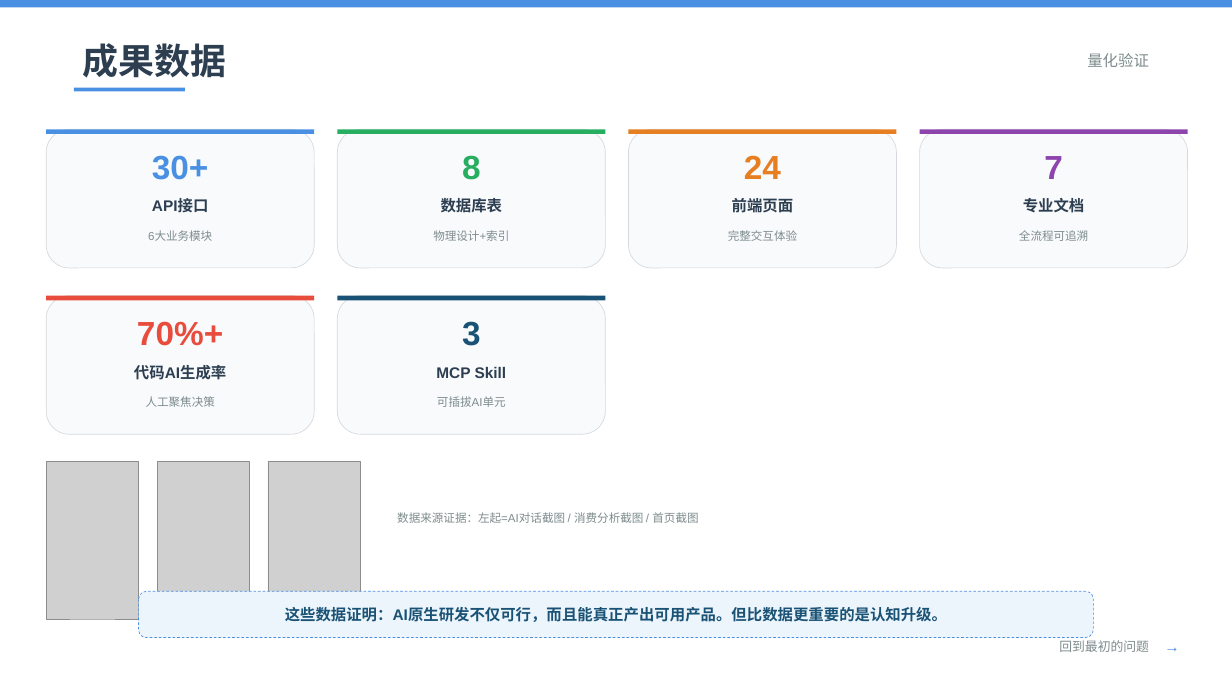
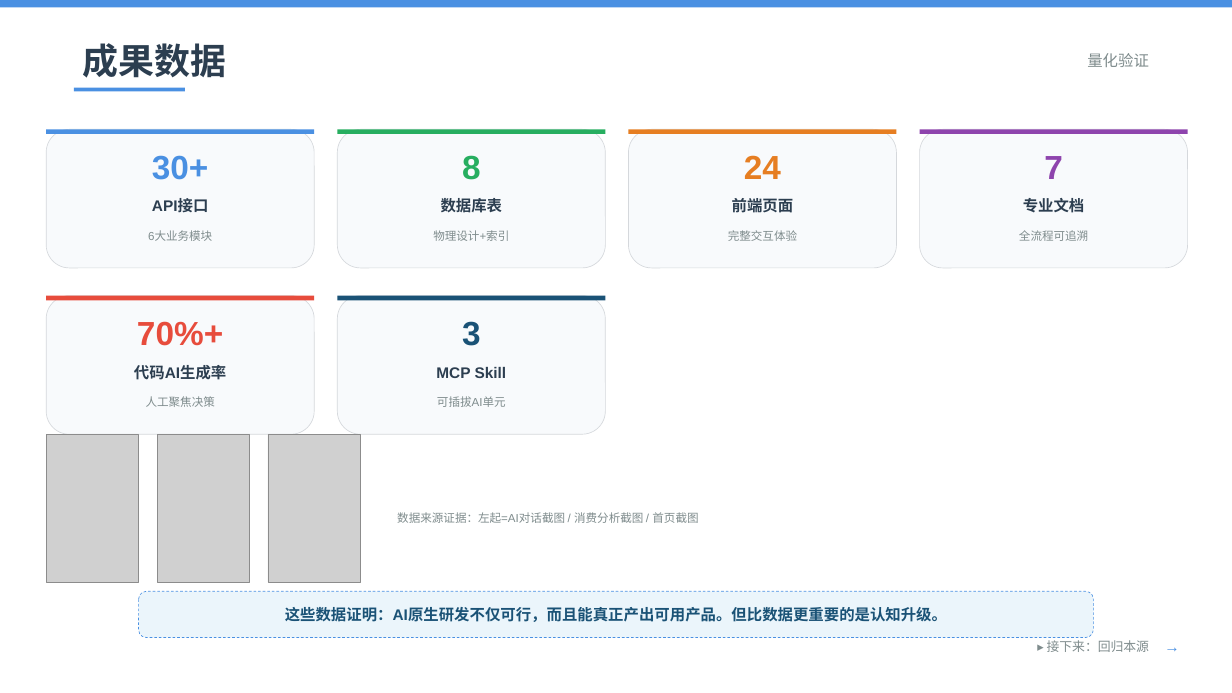
Before and after one commit to PorcupineBoy/bank, a slide deck: slide 12 of AI竞赛讲解_手机银行核心业务_优化版_v5.pptx. Drawn at 1232x693 pixels with LibreOffice and Linux fonts; fonts in the diff are those of the drawing; grey boxes stand for pictures. Boxes give left, top, right and bottom in pixels: in the first picture for what was removed or moved away, otherwise in the second. Text is boxed around its words. In the diff, an @@ line names an element or a change of style, - is before the commit and + after.

```diff
--- a/AI竞赛讲解_手机银行核心业务_优化版_v5.pptx
+++ b/AI竞赛讲解_手机银行核心业务_优化版_v5.pptx
@@ picture resized from (x1=46, y1=462, x2=139, y2=619) to (x1=46, y1=434, x2=139, y2=582) @@
@@ picture resized from (x1=157, y1=462, x2=250, y2=619) to (x1=157, y1=434, x2=250, y2=582) @@
@@ picture resized from (x1=268, y1=462, x2=360, y2=619) to (x1=268, y1=434, x2=360, y2=582) @@
@@ text at (x1=1047, y1=640, x2=1149, y2=652): text changed @@
-回到最初的问题
+▸ 接下来：回归本源
```
Also in this commit, not shown: 10 other slides changed, 5 other files.
